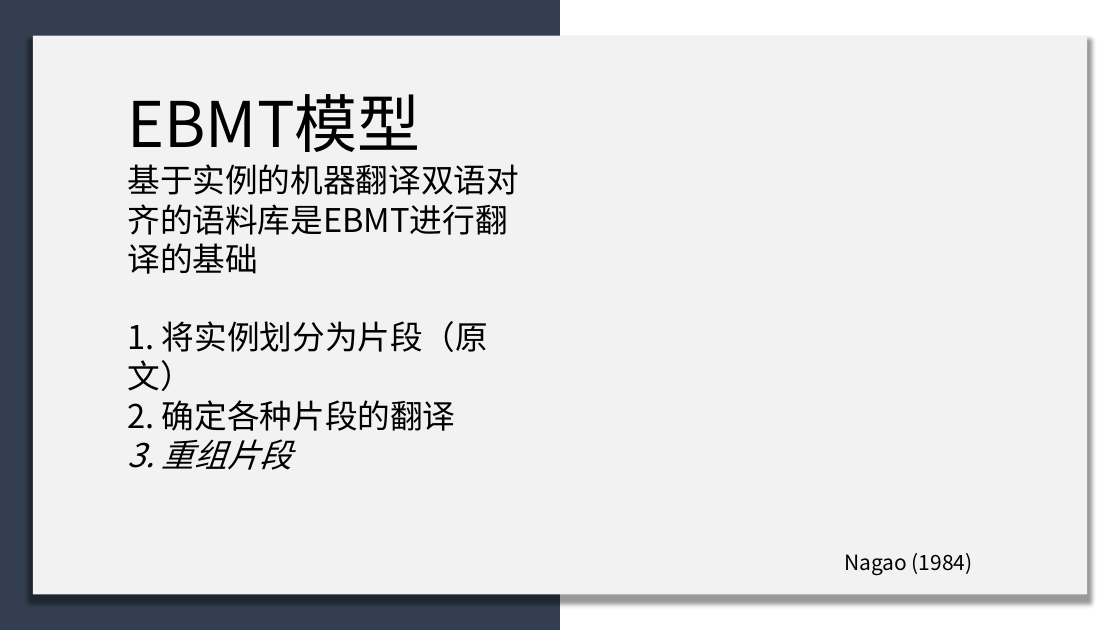
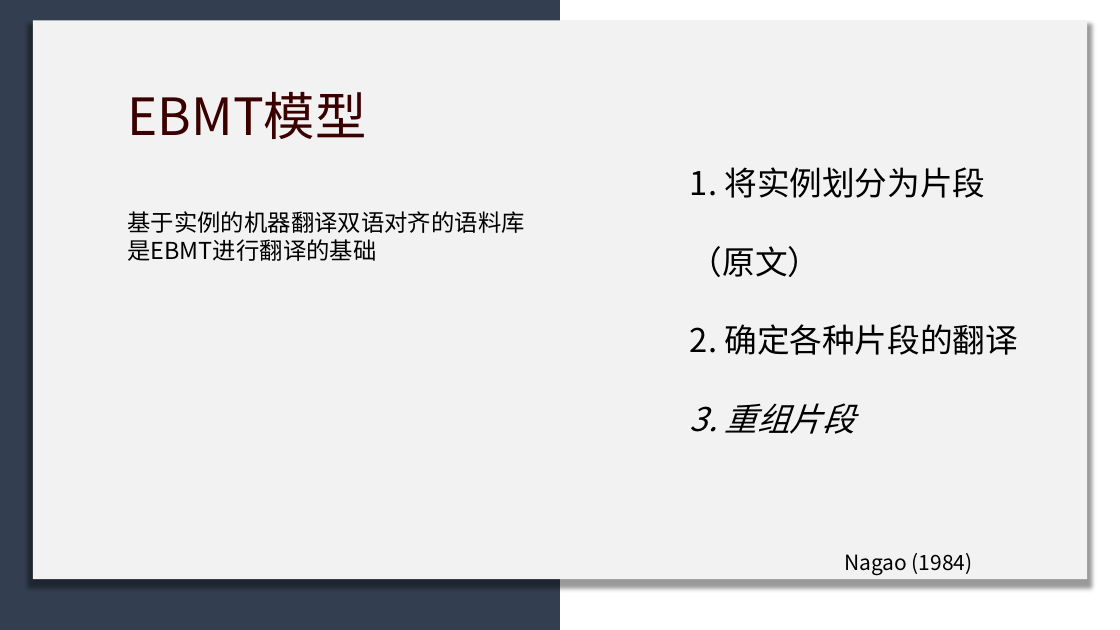
Before and after one commit to licheng0573/RosettaStone, a slide deck: slide 27 of 二组展示_10_24.pptx. Drawn at 1120x630 pixels with LibreOffice and Linux fonts; fonts in the diff are those of the drawing. Boxes give left, top, right and bottom in pixels: in the first picture for what was removed or moved away, otherwise in the second. Text is boxed around its words. In the diff, an @@ line names an element or a change of style, - is before the commit and + after.

```diff
--- a/二组展示_10_24.pptx
+++ b/二组展示_10_24.pptx
@@ rectangle: place and size @@
-rectangle at [33,35,1087,594]
+rectangle at [33,20,1087,579]
@@ text "EBMT模型" at [127,92,524,261]: size 54 to 44 pt, text colour #000000 to #3A0000 in "EBMT模型"; size 28 to 20 pt in "基于实例的机器翻译双语对齐的语料库是EBMT进行翻译的基础" @@
@@ text added at [690,167,1018,434], 28 pt, text #000000 @@
+1. 将实例划分为片段（原文）
+2. 确定各种片段的翻译
+3. 重组片段
@@ text at [127,321,488,470]: paragraphs removed @@
-1. 将实例划分为片段（原文）
-2. 确定各种片段的翻译
-3. 重组片段
```
Also in this commit, not shown: 6 other slides changed, 3 slides removed, 1 other file.
